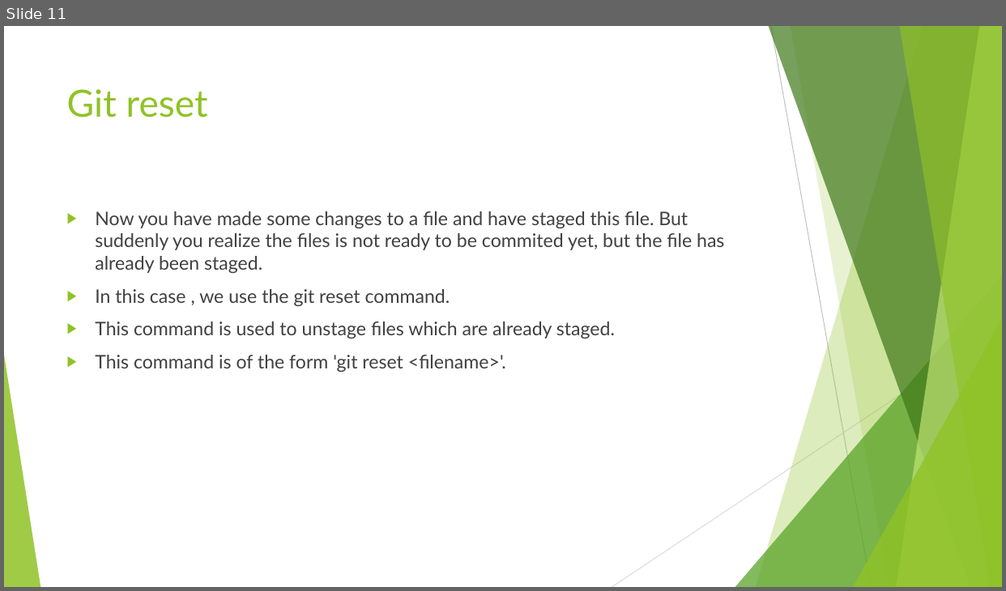
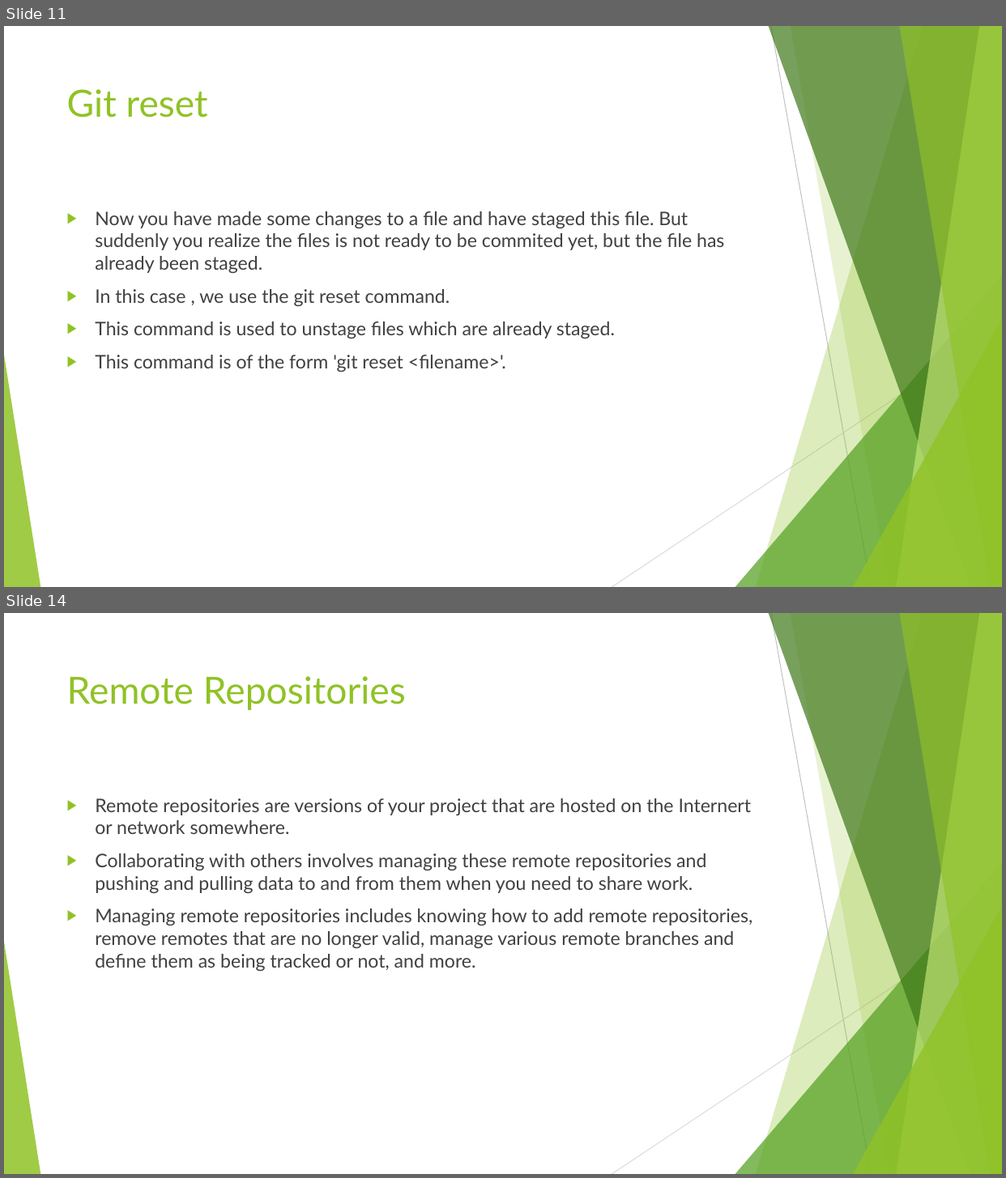
Before and after one commit to Gautam0401/My-Repo, a slide deck: GIT.pptx. Shown one above the other, each under a label of ours: slide 11 before the commit, slides 11 and 14 after it; the slides between them are not shown. The pictures are 1006x591 and 1006x1178 pixels, drawn with LibreOffice and Linux fonts; fonts in the diff are those of the drawing. Boxes give left, top, right and bottom in pixels: in the first picture for what was removed or moved away, otherwise in the second. Text is boxed around its words. In the diff, an @@ line names an element or a change of style, - is before the commit and + after.

```diff
--- a/GIT.pptx
+++ b/GIT.pptx
@@ slide 14 added at bbox=[4, 613, 1002, 1174], background #FFFFFF; not listed: 10 template elements that a slide beside it also shows @@
@@ title added at bbox=[67, 676, 406, 710], 36 pt, text #90C226 @@
+Remote Repositories
@@ text added at bbox=[95, 798, 752, 971], 18 pt, text #404040 @@
+▶ Remote repositories are versions of your project that are hosted on the Internert or network somewhere.
+▶ Collaborating with others involves managing these remote repositories and pushing and pulling data to and from them when you need to share work.
+▶ Managing remote repositories includes knowing how to add remote repositories, remove remotes that are no longer valid, manage various remote branches and define them as being tracked or not, and more.
```
Also in this commit, not shown: 9 other slides added.
